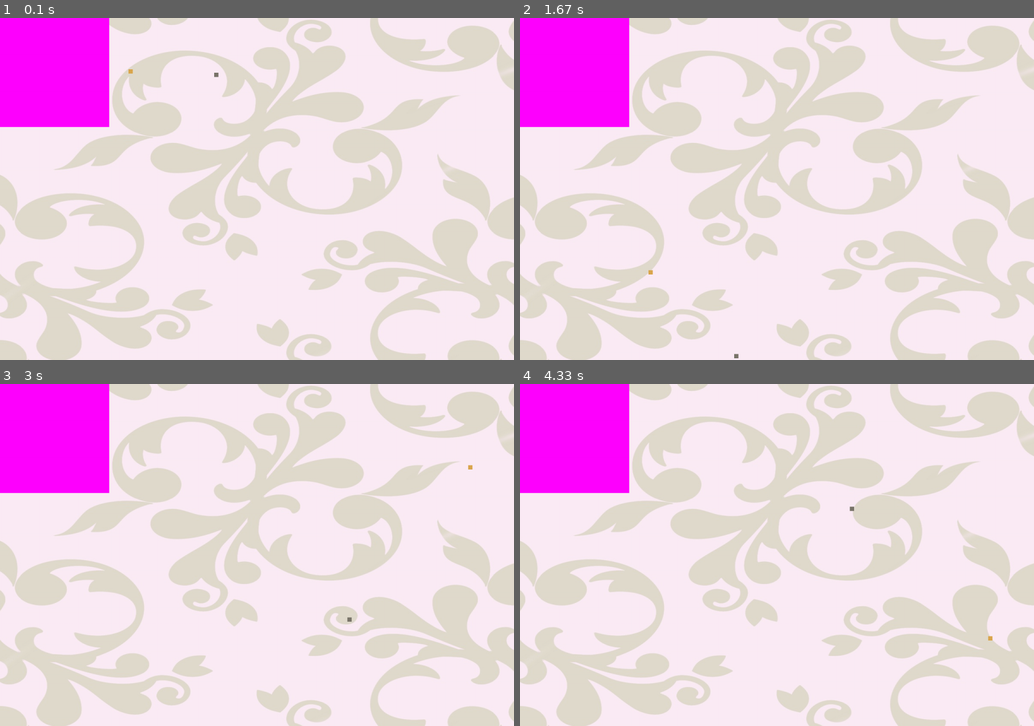
Above: before the commit, frames 1-4 (two rows, left to right).
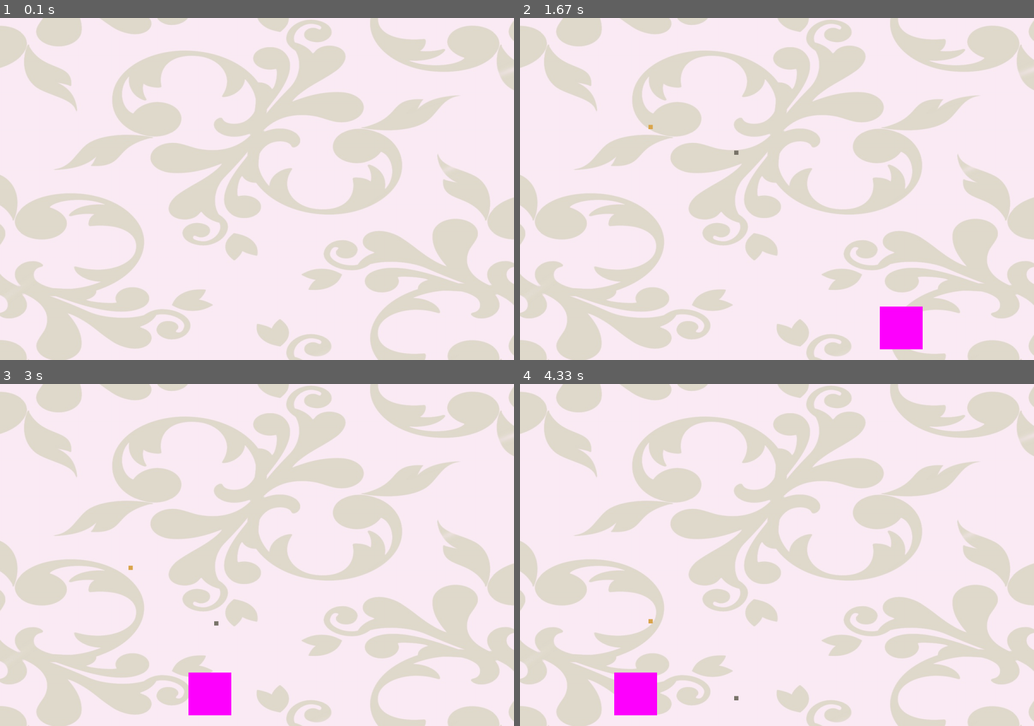
Above: after the commit, the same moments.

Repository: sydsydbrown/CRT420pygame
Game: pygame game, started from main.py
Two runs of this game, one before a commit and one after it. Both use one fixed random seed, a clock stepped at 60 frames per second and the inputs below.
Inputs:
- Up to frame 1 (0.1 s): no input
- Up to frame 2 (1.67 s): hold R 0.33-0.8 s; hold D 0.33-0.8 s; tap F at 0.83 s
- Up to frame 3 (3 s): hold R 2.17-2.7 s; hold A 2.17-2.7 s; tap F at 2.23, 2.53, 2.8 s; hold A from 2.73 s (still down)
- Up to frame 4 (4.33 s): tap F at 3.1, 4.13 s; release A at 3.27 s; tap R at 3.73 s; hold D from 4.07 s (still down)

The runs differ from the first frame. In frame 1, 6.9% of the frame differs, in the area x 0-43%, y 0-32%; in frame 2, 7.9%; in frame 3, 7.9%, in the area x 0-92%, y 0-97%; in frame 4, 7.9%.

Commit message:
full functionality enabled
only images and some final details need to be added for this to be done

Diff:
--- a/Button.py
+++ b/Button.py
@@ -20,8 +20,9 @@
 
     #collision detection
     def clickButton(self):
+        if pygame.mouse.get_pressed == True:
+            print(self.isPressed)
 
-        if pygame.mouse.get_pressed == True:
             if pygame.mouse.rect.colliderect(self.buttonRect):
                 self.isPressed = True
                 print("button was pressed")
--- a/Rat.py
+++ b/Rat.py
@@ -2,7 +2,7 @@
 WIDTH = 1200
 HEIGHT = 800
 WINDOW = pygame.display.set_mode((WIDTH, HEIGHT))
-remyPlayer = pygame.image.load("data/remyPlayer.JPG").convert()
+#remyPlayer = pygame.image.load("data/remyPlayer.JPG").convert()
 
 class Rat:
 
@@ -21,7 +21,12 @@
 
     #render function
     def render(self, _surface):
-        self.ratRect = remyPlayer.get_rect()
+        self.ratRect = pygame.Rect(self.x, self.y, self.width, self.height)
 
         #drawing rectangle
-        pygame.draw.rect(_surface, (255, 0, 255), remyPlayer.get_rect())
+        pygame.draw.rect(_surface, (255, 0, 255), self.ratRect)
+
+    #death function (how morbid)
+    def ratDeath(self):
+        if self.health <= 0:
+            self.isDead = True
--- a/main.py
+++ b/main.py
@@ -21,6 +21,8 @@
 pygame.display.set_caption("Remy's Day Off")
 # frame rate of game per second
 FPS = 60
+# busted switch case things
+switchVal = 0
 # creating a player
 player = Rat(WIDTH/2 - 50, 675)
 # making a crumb
@@ -33,17 +35,41 @@
 # fill background with image for play screen
 WINDOW.blit(kitchenFloor, (0,0)) # not working
 
-def playerMovement():
+def gameConditions():
+    global switchVal
+
+    if player.points == 15:
+         if player.isDead == False:
+                switchVal = 2
+    if player.isDead == True:
+        switchVal = 3
+
+def buttonPresses():
+    global switchVal
+
     #handle player movement from key presses
+    #also handle my busted switch case if elif statement ladder
     # this gets a list of booleans showing which keys are currently pressed
     keysPressed = pygame.key.get_pressed()
 
-    # if the 'w' key is pressed
+
+
+    # if the 'r' key is pressed
+    if keysPressed[pygame.K_r] == True:
+        if switchVal == 0:
+            switchVal = 1
+
+    if keysPressed[pygame.K_f] == True:
+        if switchVal > 0:
+            switchVal = 0
+
+    # if the 'a' key is pressed
     if keysPressed[pygame.K_a] == True:
         player.x -= player.speed
+
+    #if the 'd' key is pressed
     elif keysPressed[pygame.K_d] == True:
         player.x += player.speed
-
 
 
 def main():
@@ -64,27 +90,52 @@
             if event.type == pygame.QUIT:
                 running = False
 
-        # fill background with image for play screen
-        # kitchenFloor = pygame.transform.scale(kitchenFloor, 200) not workkkkking
-        WINDOW.blit(kitchenFloor, (0,0))
+        #starting/menu screen
+        if switchVal == 0:
+            buttonPresses()
+            player.health = 5
+            player.points = 0
+            player.isDead = False
+            #write code stuffs to put in menu screen
 
-        #player functions
-        player.render(WINDOW)
-        playerMovement()
+        #playing screen
+        if switchVal == 1:
+            # fill background with image for play screen
+            WINDOW.blit(kitchenFloor, (0,0))
 
-        #crumb functions
-        crumb.render(WINDOW)
-        crumb.crumbMove(WIDTH, HEIGHT)
-        crumb.addPoints(player, WIDTH)
+            #generic functions
+            buttonPresses()
+            gameConditions()
 
-        #knife functions
-        knife.render(WINDOW)
-        knife.knifeMove(WIDTH, HEIGHT)
-        knife.takeHealth(player, WIDTH)
+            #player functions
+            player.render(WINDOW)
+            player.ratDeath()
 
-        #button functions
-        button.render(WINDOW)
-        button.clickButton()
+            print("health", player.health)
+            print("points", player.points)
+
+            #crumb functions
+            crumb.render(WINDOW)
+            crumb.crumbMove(WIDTH, HEIGHT)
+            crumb.addPoints(player, WIDTH)
+
+            #knife functions
+            knife.render(WINDOW)
+            knife.knifeMove(WIDTH, HEIGHT)
+            knife.takeHealth(player, WIDTH)
+
+
+        #winning screen
+        if switchVal == 2:
+            buttonPresses()
+            #put in stuff here to load the winning screen
+
+        #losing screen
+        if switchVal == 3:
+            buttonPresses()
+            #put in stuff here to load the losing screen
+
+
 
         # put code here that should be ran every frame
         pygame.display.update()
